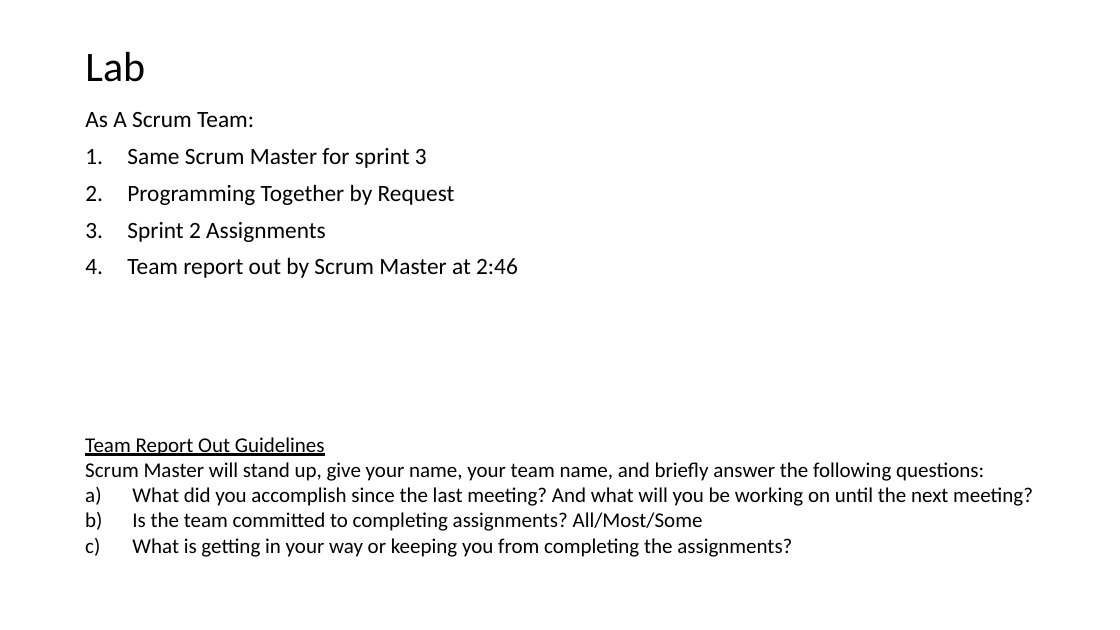
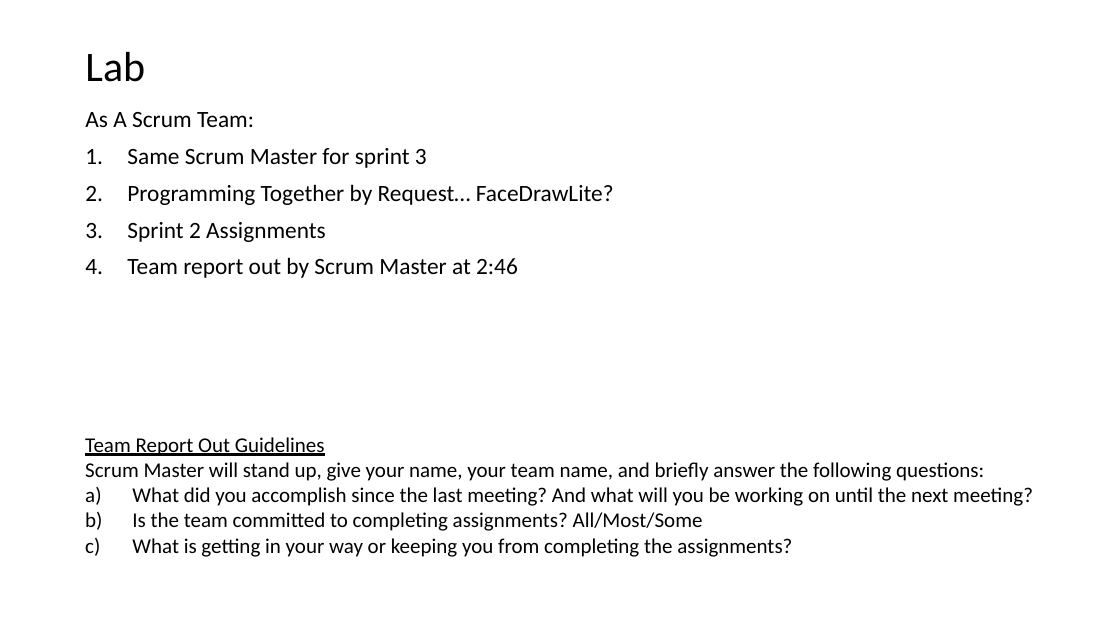
Before and after one commit to EricJPogue/CPSC-24500, a slide deck: slide 7 of lecture-slides/2019-09-20-oop.pptx (slide 6 before the commit). Drawn at 1120x630 pixels with LibreOffice and Linux fonts; fonts in the diff are those of the drawing. Boxes give left, top, right and bottom in pixels: in the first picture for what was removed or moved away, otherwise in the second. Text is boxed around its words. In the diff, an @@ line names an element or a change of style, - is before the commit and + after.

Commit message:
Update file.

```diff
--- a/lecture-slides/2019-09-20-oop.pptx
+++ b/lecture-slides/2019-09-20-oop.pptx
@@ text at <box>127,184,614,205</box>: text changed @@
-2. Programming Together by Request
+2. Programming Together by Request… FaceDrawLite?
```
Also in this commit, not shown: 1 other slide changed, 2 slides added.
